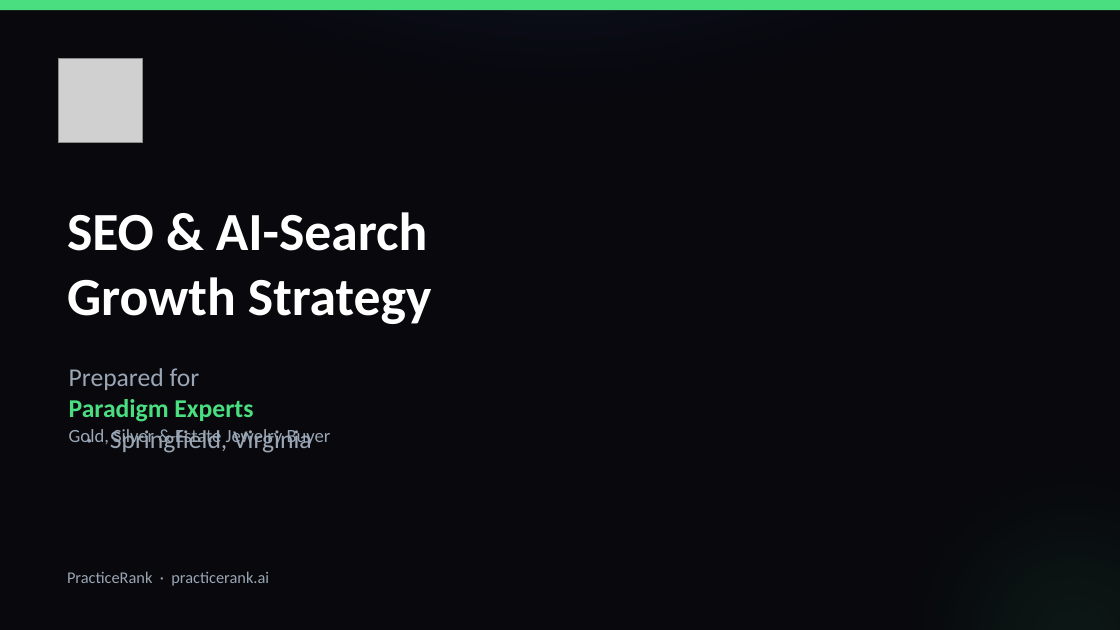
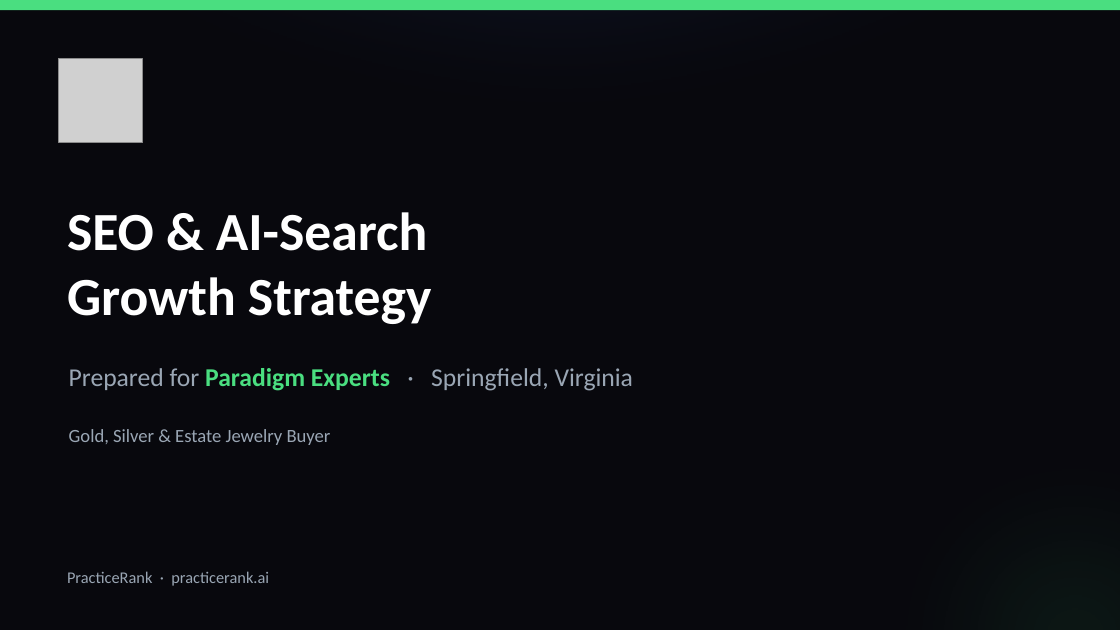
Before and after one commit to sathvik-vadlakunta/inCentivee, a slide deck: slide 1 of deliverables/PracticeRank-SEO-Strategy-Paradigm-Experts.pptx. Drawn at 1120x630 pixels with LibreOffice and Linux fonts; fonts in the diff are those of the drawing; grey boxes stand for pictures. Boxes give left, top, right and bottom in pixels: in the first picture for what was removed or moved away, otherwise in the second. Text is boxed around its words. In the diff, an @@ line names an element or a change of style, - is before the commit and + after.

```diff
--- a/deliverables/PracticeRank-SEO-Strategy-Paradigm-Experts.pptx
+++ b/deliverables/PracticeRank-SEO-Strategy-Paradigm-Experts.pptx
@@ text at (69,368,634,391): text changed @@
-Prepared for
-Paradigm Experts
-· Springfield, Virginia
+Prepared for Paradigm Experts · Springfield, Virginia
```
Also in this commit, not shown: 4 other slides changed, 1 slide added, 1 slide removed, 1 other file.
